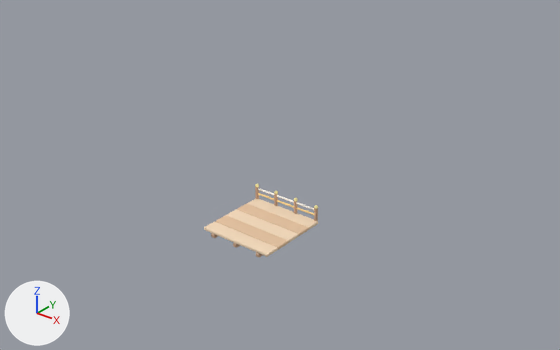
What one commit did to the glTF model tools/models/out/floor2.glb.
Camera for both pictures: a 50 mm camera at (106.9, -126.4, 95.4) aimed at (3.0, 3.5, 14.8). The axes (+X, +Y, +Z) are drawn at lower left. The lights are the same throughout. The older version comes first. Vertices at exactly the same position are counted once.

Before the edit, the objects in view are built like this:
```python
me_body = bpy.data.meshes.new('Body')
me_body.from_pydata(...)  # 836 vertices, 1600 faces; spans x -10.0..10.0, y -10.0..10.0, z 0.0..6.3
me_body.materials.append(mat_vertexcolor)
ob_body = bpy.data.objects.new('Body', me_body)
ob_body.location = (0.0, 0.0, 0.0)
```
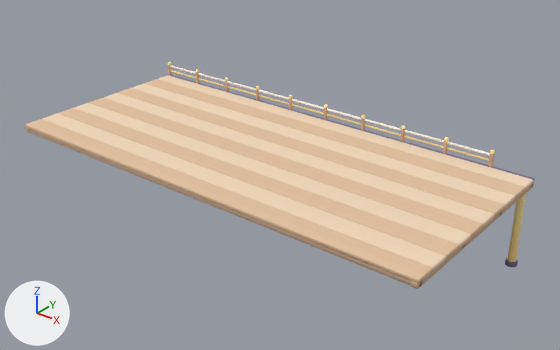
Patch to the scene script:
```diff
--- a/tools/models/out/floor2.glb.py
+++ b/tools/models/out/floor2.glb.py
@@ me_body @@
 # used by ob_body; location = (0.0, 0.0, 0.0)
-me_body.from_pydata(...)  # 836 vertices, 1600 faces; spans x -10.0..10.0, y -10.0..10.0, z 0.0..6.3
+me_body.from_pydata(...)  # 2436 vertices, 4684 faces; spans x -56.0..56.0, y -25.2..25.2, z 0.0..26.2
+# me_body part 1: the loose piece of 56 vertices spanning x -9.8..-9.0, y 9.1..9.9, z 2.0..5.6 is moved by (-45.6, 14.8, 19.9)
+# me_body part 2: the loose piece of 56 vertices spanning x -3.5..-2.7, y 9.1..9.9, z 2.0..5.6 is moved by (-40.6, 14.8, 19.9)
+# me_body part 3: the loose piece of 56 vertices spanning x 2.7..3.5, y 9.1..9.9, z 2.0..5.6 is moved by (-35.7, 14.8, 19.9)
+# me_body part 4: the loose piece of 56 vertices spanning x 9.0..9.8, y 9.1..9.9, z 2.0..5.6 is moved by (-30.7, 14.8, 19.9)
+# me_body part 5: a new loose piece, a 6-sided cylinder along x spanning x -55.0..46.0, y 24.03..24.59, z 24.66..25.14, in mat_vertexcolor
+# me_body part 6: a new loose piece, a 6-sided cylinder along x spanning x -55.0..46.0, y 24.09..24.53, z 23.31..23.69, in mat_vertexcolor
+# me_body part 7: 14 loose pieces with 612 vertices, spanning x -10.0..10.0, y -10.0..10.0, z 0.0..6.3, are deleted
+# me_body part 8: 1984 vertices added at x -56.0..56.0, y -25.2..25.2, z 0.0..25.4
+# other edits to the shape of me_body do not show in these pictures
 me_body.materials.append(mat_vertexcolor)
```

Pixel boxes [x1, y1, x2, y2] of what changed, in the pictures (560 x 350 px; the box of a moved part takes in the faces that stretch with it):
'Body', reshaped (344% wider, 208% taller)
    before: [204, 184, 318, 257]
    after: [25, 62, 535, 289]
part 1 of me_body, moved or reshaped
    before: [255, 187, 259, 199]
    after: [168, 65, 172, 76]
part 2 of me_body, moved or reshaped
    before: [274, 194, 278, 206]
    after: [196, 73, 200, 83]
part 3 of me_body, moved or reshaped
    before: [294, 201, 297, 214]
    after: [225, 81, 229, 92]
part 4 of me_body, moved or reshaped
    before: [314, 208, 318, 221]
    after: [256, 89, 260, 101]
part 5 of me_body, added
    after: [170, 65, 490, 155]
part 6 of me_body, added
    after: [171, 70, 489, 161]
part 7 of me_body, deleted (beige)
    before: [204, 184, 318, 257]
part 8 of me_body, added (beige)
    after: [25, 75, 535, 289]
